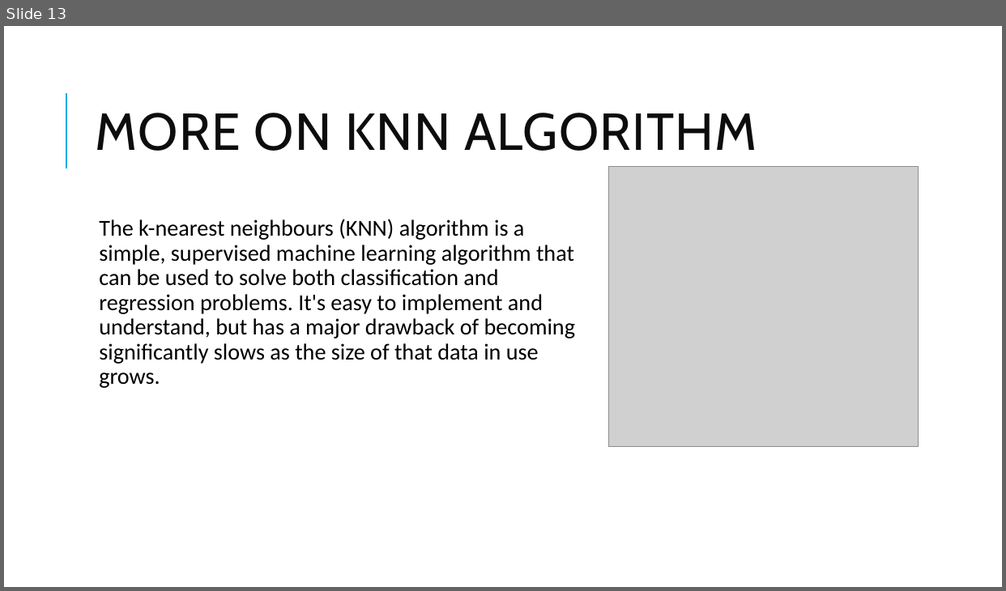
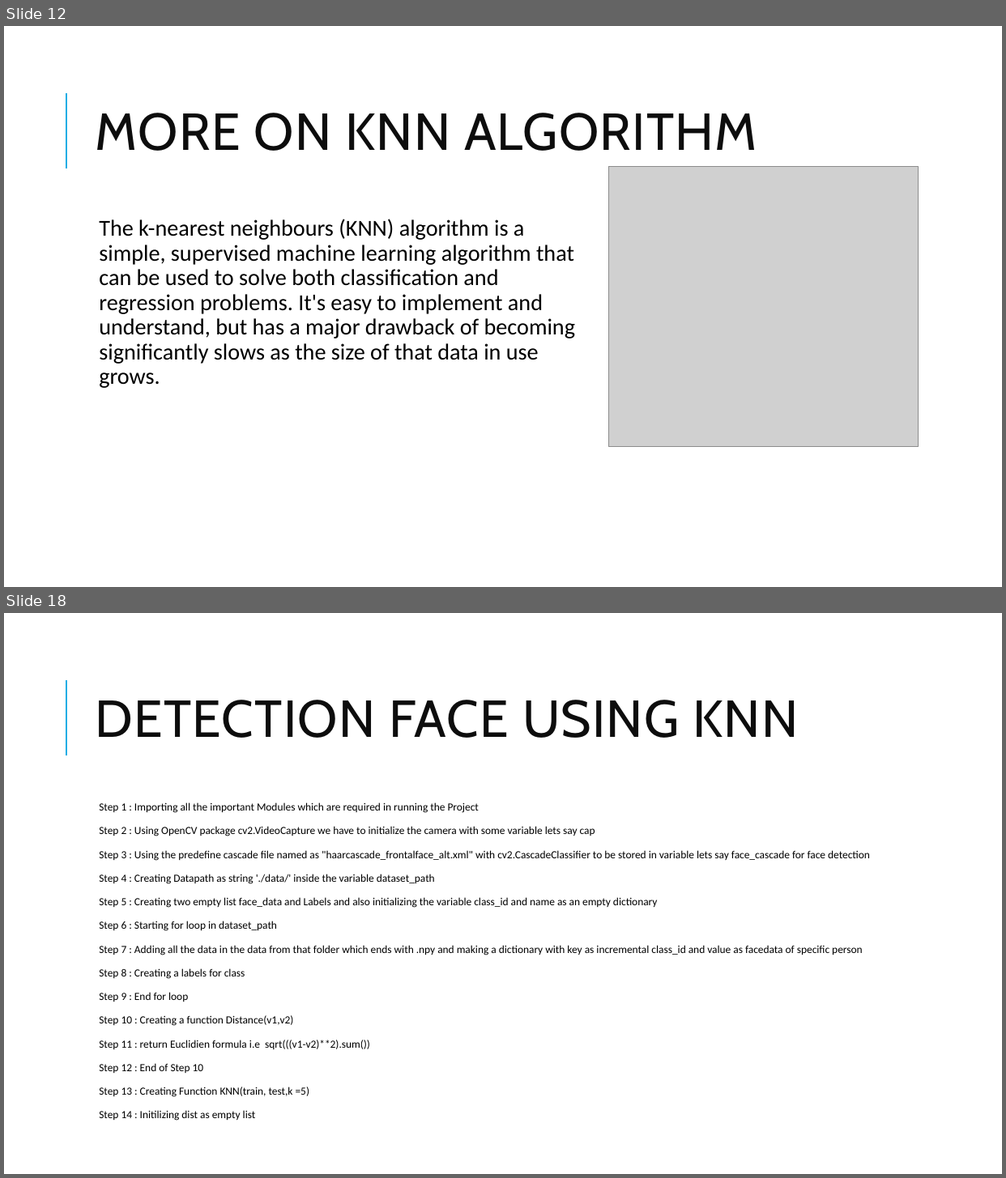
Before and after one commit to adarshdwivedi123/projectchecking, a slide deck: Project Presentation.pptx. Shown one above the other, each under a label of ours: slide 13 before the commit, slides 12 and 18 after it; the slides between them are not shown. The pictures are 1006x591 and 1006x1178 pixels, drawn with LibreOffice and Linux fonts; fonts in the diff are those of the drawing; grey boxes stand for pictures. Boxes give left, top, right and bottom in pixels: in the first picture for what was removed or moved away, otherwise in the second. Text is boxed around its words. In the diff, an @@ line names an element or a change of style, - is before the commit and + after.

```diff
--- a/Project Presentation.pptx
+++ b/Project Presentation.pptx
@@ slide 18 added at [4, 613, 1002, 1174], background #FFFFFF; not listed: 1 template element that a slide beside it also shows @@
@@ title added at [96, 700, 798, 738], 50 pt, text #0D0D0D @@
+DETECTION FACE USING KNN
@@ text added at [99, 803, 870, 1121], 10.4 pt, text #000000 @@
+  Step 1 : Importing all the important Modules which are required in running the Project
+  Step 2 : Using OpenCV package cv2.VideoCapture we have to initialize the camera with some variable lets say cap
+  Step 3 : Using the predefine cascade file named as "haarcascade_frontalface_alt.xml" with cv2.CascadeClassifier to be stored in variable lets say face_cascade for face detection
+  Step 4 : Creating Datapath as string './data/' inside the variable dataset_path
+  Step 5 : Creating two empty list face_data and Labels and also initializing the variable class_id and name as an empty dictionary
+  Step 6 : Starting for loop in dataset_path
+  Step 7 : Adding all the data in the data from that folder which ends with .npy and making a dictionary with key as incremental class_id and value as facedata of specific person
+  Step 8 : Creating a labels for class
+  Step 9 : End for loop
+  Step 10 : Creating a function Distance(v1,v2)
+  Step 11 : return Euclidien formula i.e sqrt(((v1-v2)**2).sum())
+  Step 12 : End of Step 10
+  Step 13 : Creating Function KNN(train, test,k =5)
+  Step 14 : Initilizing dist as empty list
@@ what was slide 13 is now slide 12 @@
```
Also in this commit, not shown: 1 slide changed, 11 other slides added, 1 other file.
